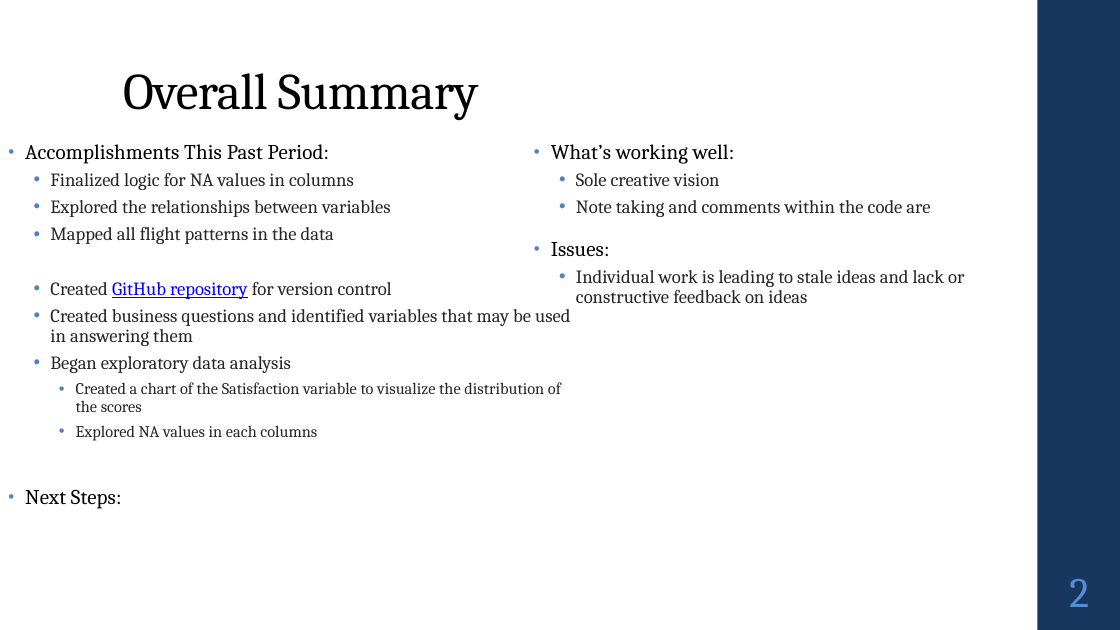
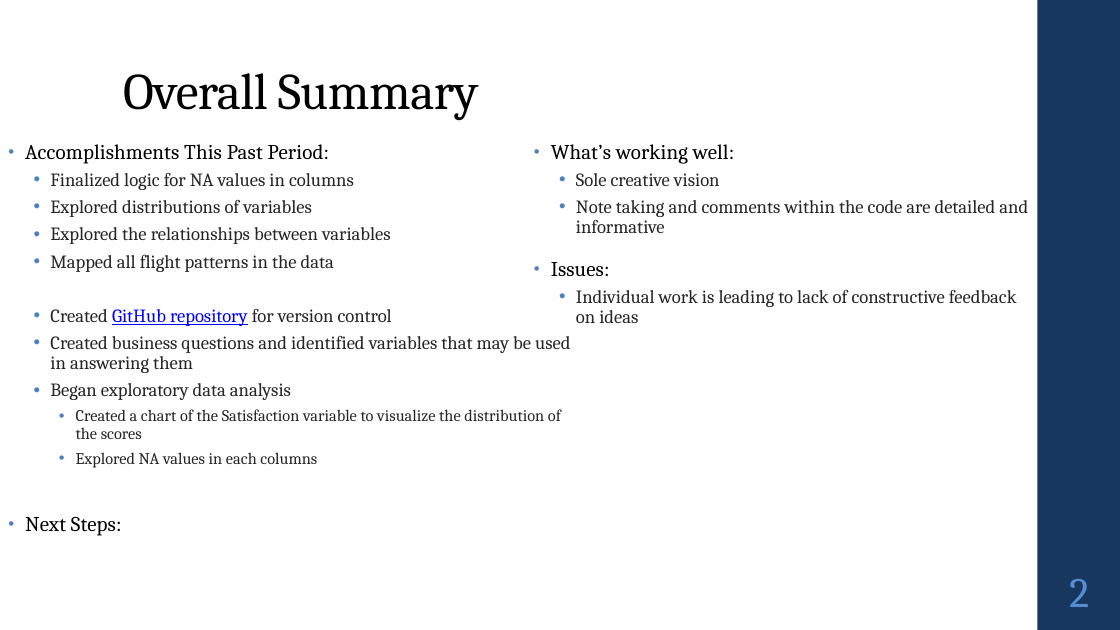
Before and after one commit to Alec-Schneider/FlightSurveyProject, a slide deck: slide 2 of Alec_Schneider_Project 2.pptx. Drawn at 1120x630 pixels with LibreOffice and Linux fonts; fonts in the diff are those of the drawing. Boxes give left, top, right and bottom in pixels: in the first picture for what was removed or moved away, otherwise in the second. Text is boxed around its words. In the diff, an @@ line names an element or a change of style, - is before the commit and + after.

```diff
--- a/Alec_Schneider_Project 2.pptx
+++ b/Alec_Schneider_Project 2.pptx
@@ text at (50,200,312,217): paragraph added @@
+  • Explored distributions of variables
@@ text at (576,200,1028,233): text changed @@
-  • Note taking and comments within the code are
+  • Note taking and comments within the code are detailed and informative
@@ text at (576,290,1017,323): text changed @@
-  • Individual work is leading to stale ideas and lack or constructive feedback on ideas
+  • Individual work is leading to lack of constructive feedback on ideas
```
Also in this commit, not shown: 2 other slides changed, 13 other files.
